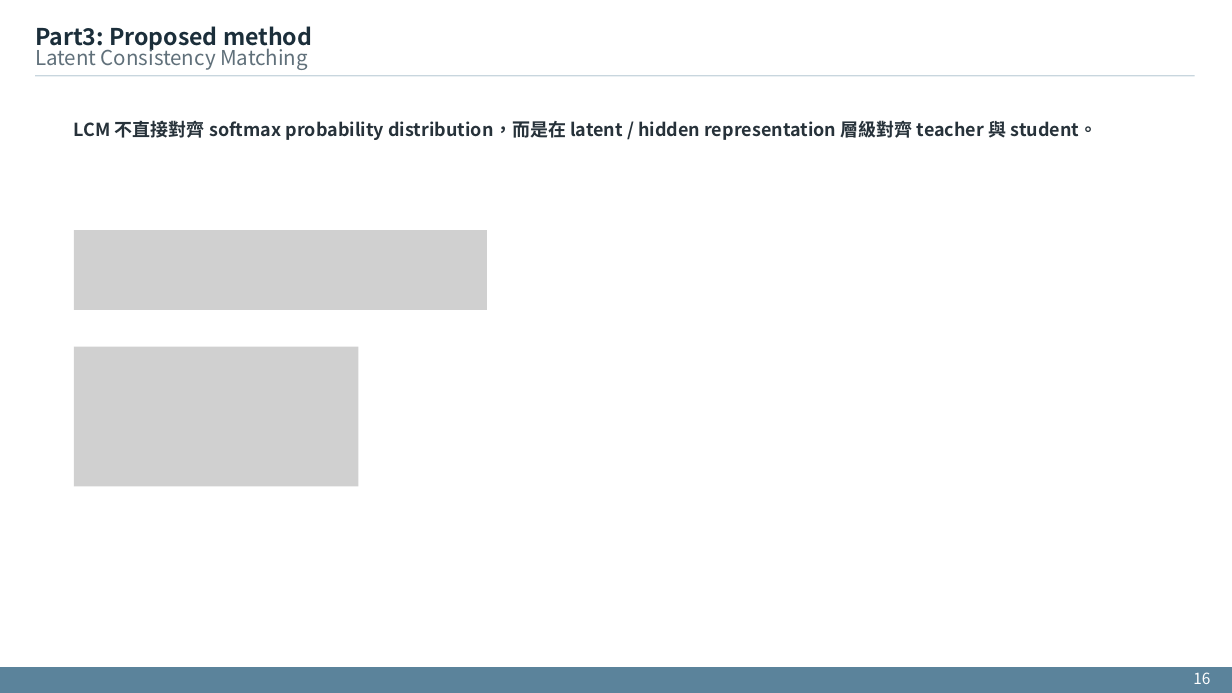
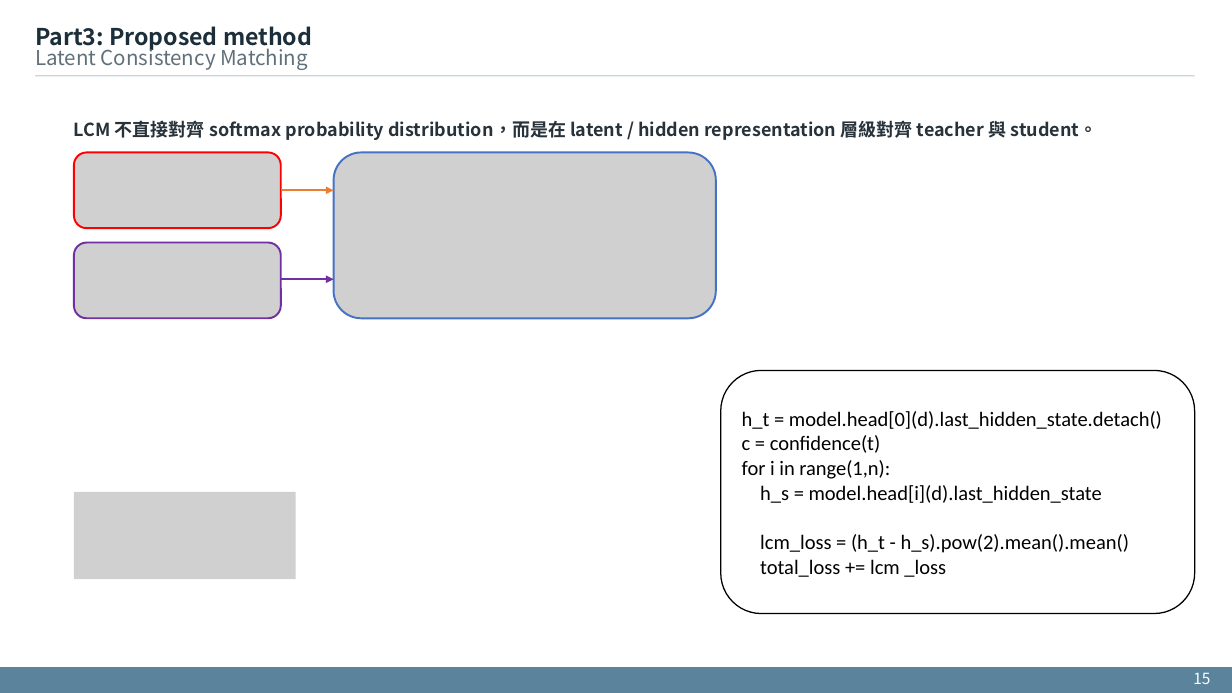
Before and after one commit to xdfg12456/llama-mtp, a slide deck: slide 15 of doc/mtp with consistency method.pptx. Drawn at 1232x693 pixels with LibreOffice and Linux fonts; fonts in the diff are those of the drawing; grey boxes stand for pictures. Boxes give left, top, right and bottom in pixels: in the first picture for what was removed or moved away, otherwise in the second. Text is boxed around its words. In the diff, an @@ line names an element or a change of style, - is before the commit and + after.

```diff
--- a/doc/mtp with consistency method.pptx
+++ b/doc/mtp with consistency method.pptx
@@ picture added at [74,152,281,228] @@
@@ picture added at [334,152,716,319] @@
@@ arrow added from (281, 190) to (334, 190), #ED7D31 1.5 pt @@
@@ picture removed at [74,230,487,310] @@
@@ picture added at [74,243,281,319] @@
@@ arrow added from (281, 279) to (334, 279), #7030A0 1.5 pt @@
@@ picture removed at [74,347,359,486] @@
@@ rounded rectangle added at [721,371,1195,614], outline #000000 1 pt, 16 pt, text #000000 @@
+h_t = model.head[0](d).last_hidden_state.detach()
+c = confidence(t)
+for i in range(1,n):
+h_s = model.head[i](d).last_hidden_state
+lcm_loss = (h_t - h_s).pow(2).mean().mean()
+total_loss += lcm _loss
@@ picture added at [74,492,296,579] @@
@@ text at [1193,672,1210,684]: text changed @@
-16
+15
```
Also in this commit, not shown: 17 other slides changed.
